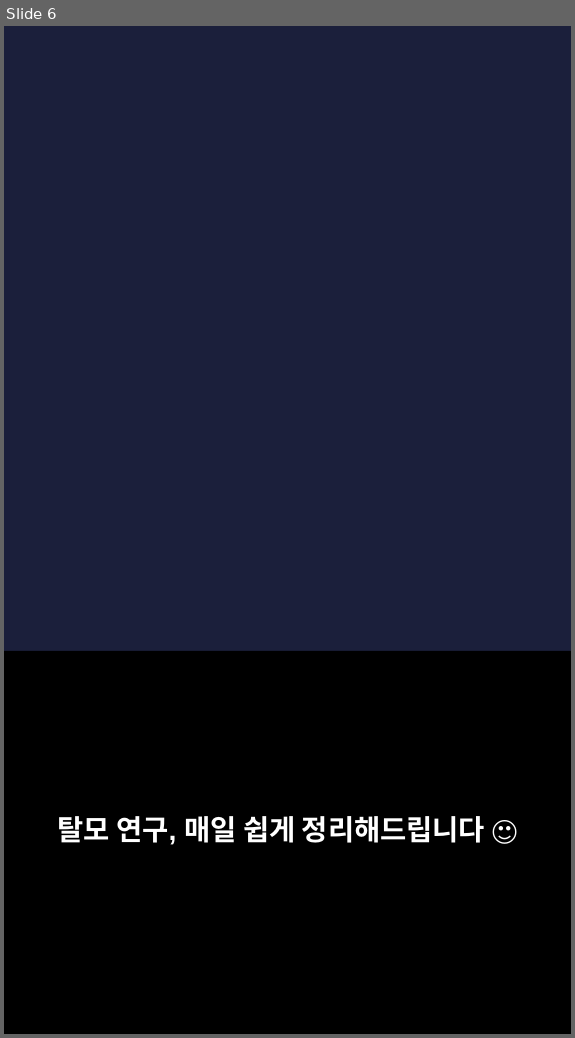
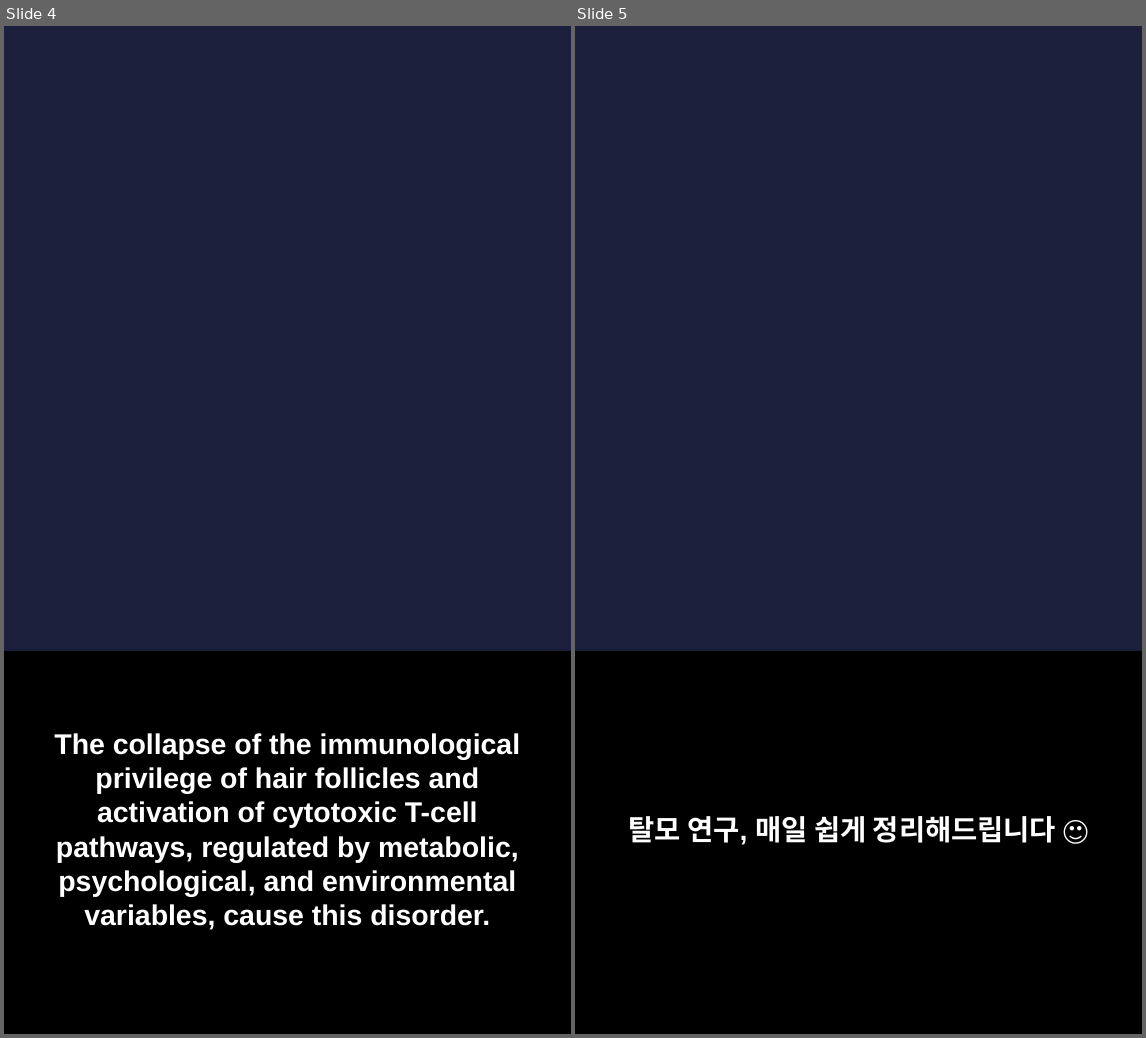
Before and after one commit to hyokang2010-BJ-ANTH/product-builder-test, a slide deck: data/2026-09-11/slides.pptx. Shown side by side, each under a label of ours: slide 6 before the commit, slides 4 and 5 after it. The pictures are 575x1038 and 1146x1038 pixels, drawn with LibreOffice and Linux fonts; fonts in the diff are those of the drawing; background and template pictures are left out. Boxes give left, top, right and bottom in pixels: in the first picture for what was removed or moved away, otherwise in the second. Text is boxed around its words. In the diff, an @@ line names an element or a change of style, - is before the commit and + after.

```diff
--- a/data/2026-09-11/slides.pptx
+++ b/data/2026-09-11/slides.pptx
@@ slide 4 added at box(4, 26, 571, 1034), background picture (left out) @@
@@ rectangle added at box(4, 651, 571, 1033), fill #000000 @@
@@ text added at box(54, 733, 521, 930), 22 pt, text #FFFFFF, bold @@
+The collapse of the immunological privilege of hair follicles and activation of cytotoxic T-cell pathways, regulated by metabolic, psychological, and environmental variables, cause this disorder.
@@ what was slide 6 is now slide 5 @@
```
Also in this commit, not shown: 2 slides changed, 2 other slides added, 4 slides removed, 23 other files.
